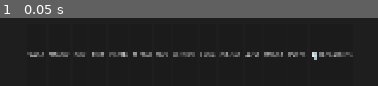
Above: before the commit, frame 1.
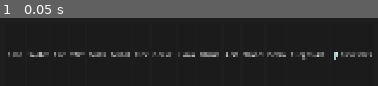
Above: after the commit, the same moment.

Repository: OmarSaez/Sandbox-game
Game: Godot game, scene res://scenes/main/main_scene.tscn
Same seed, same stepped clock (60 frames per second), same inputs: the game is played once before the commit and once after it.
Inputs:
- Up to frame 1 (0.05 s): no input

The runs differ from the first frame. In frame 1, 4.5% of the frame differs, in the area x 2-99%, y 50-62%.

Commit message:
Se agregan fuegos artificales

Diff:
--- a/sandbox/scripts/sandbox/sandbox_grid.gd
+++ b/sandbox/scripts/sandbox/sandbox_grid.gd
@@ -35,6 +35,10 @@
 var tsunami_timer: float = 0.0
 var tsunami_wave_x: float = 0.0
 var surface_cache = PackedInt32Array()
+
+# Fireworks tracking
+var active_fireworks = [] # Array of dictionaries: {x, y, target_y, color}
+var visual_sparks = []    # Array of particle dicts: {x, y, vx, vy, color, life}
 
 # Display
 @onready var texture_rect: TextureRect = $Display
@@ -106,6 +110,9 @@
 
 	# Cloud (Whity Gray Gas)
 	_register_material(17, Color(0.9, 0.9, 0.9, 0.8), SandboxMaterial.Tags.GAS | SandboxMaterial.Tags.GRAV_UP)
+
+	# Fuegos Artificiales (Rosa brillante)
+	_register_material(18, Color(1.0, 0.4, 0.7), SandboxMaterial.Tags.SOLID | SandboxMaterial.Tags.FLAMMABLE | SandboxMaterial.Tags.GRAV_STATIC | SandboxMaterial.Tags.ELECTRIC_ACTIVATED)
 
 	# Fill with empty
 	cells.fill(0)
@@ -134,6 +141,9 @@
 	_add_button("Acid", 13)
 	_add_button("Wood", 16)
 	_add_button("Petro", 4)
+	_add_button("Fuegos Art.", 18)
+
+	_register_material(19, Color(1, 0.8, 0.9), SandboxMaterial.Tags.GRAV_STATIC) # Firework Fuse (Removed Incendiary to avoid domino effect)
 
 	# DISASTER MENU
 	_setup_disaster_ui()
@@ -242,6 +252,10 @@
 	# Tsunami processing
 	_process_tsunami(delta)
 
+	# Fireworks updates
+	_update_active_fireworks(delta)
+	_update_visual_sparks(delta)
+
 	# Render
 	_update_texture()
 
@@ -582,28 +596,52 @@
 	charge_array[idx2] = c1
 
 func _process_interactions(x, y, idx, mat_id, tags):
-	# Fire/Heat interaction
+	# FIRE AND HEAT REACTIONS
 	if (tags & SandboxMaterial.Tags.INCENDIARY):
-		# Fuego regular (Mat 3) desaparece rápido
+		# Incendiary materials (Fire 3, Lava 11) extinguish or burn out
 		if mat_id == 3:
 			if randf() < 0.1: _set_cell(x, y, 0)
-		# Lava (Mat 11) es persistente (no burnout aquí)
-		# Brasas (Mat 14) duran mucho (20-30 seg) y emiten chispas
-		elif mat_id == 14:
-			if randf() < 0.0006: # Burnout lento
+		elif mat_id == 14: # Coal burnout
+			if randf() < 0.0006:
 				_set_cell(x, y, 0)
-				if _get_cell(x, y - 1) == 0: _set_cell(x, y - 1, 15) # Deja humo
-			# Emisión de chispas de fuego
-			if randf() < 0.005:
-				var nx = x + randi_range(-1, 1)
-				var ny = y - 1
-				if _get_cell(nx, ny) == 0: _set_cell(nx, ny, 3)
-
+				if _get_cell(x, y - 1) == 0: _set_cell(x, y - 1, 15)
+			if randf() < 0.005 and _get_cell(x, y-1) == 0:
+				_set_cell(x, y - 1, 3)
+
+		# Spreading fire to neighbors
 		_check_neighbors_for_reaction(x, y, true)
 
-	# ELECTRIC SEEDING: Only the Electricity MATERIAL creates new pulses in Metal
+	# FLAMMABLE / REACTIVE MATERIALS (Independent of being incendiary themselves)
+
+	# Wood (16) or Coal (14) or Fireworks (18) or Petro (4) ignition
+	if (tags & SandboxMaterial.Tags.FLAMMABLE) or (tags & SandboxMaterial.Tags.EXPLOSIVE):
+		if _has_tag_neighbor(x, y, SandboxMaterial.Tags.INCENDIARY) or charge_array[idx] > 50:
+			if mat_id == 16 or mat_id == 14 or mat_id == 4: # Wood/Coal/Petro catches fire
+				if randf() < 0.1: _set_cell(x, y, 3)
+			elif mat_id == 18: # Fireworks start fuse
+				_set_cell(x, y, 19)
+				charge_array[idx] = randi_range(20, 70)
+
+	# FUSE LOGIC (Standalone)
+	if mat_id == 19: # Firework Fuse
+		charge_array[idx] -= 1
+		# Visual flash (Pink/White)
+		if Engine.get_frames_drawn() % 4 == 0:
+			_set_cell(x, y, 18)
+		elif Engine.get_frames_drawn() % 4 == 2:
+			_set_cell(x, y, 19)
+
+		if charge_array[idx] <= 0:
+			_launch_firework(x, y)
+
+	elif mat_id == 7: # Primed TNT
+		charge_array[idx] -= 1
+		if charge_array[idx] <= 0:
+			_explode(x, y, 12)
+
+	# ELECTRIC SEEDING (Active pulses)
 	if (tags & SandboxMaterial.Tags.ELECTRICITY):
-		if randf() < 0.7: _set_cell(x, y, 0) # Vanish VERY fast
+		if randf() < 0.7: _set_cell(x, y, 0)
 		_check_neighbors_for_reaction(x, y, false)
 
 	# PASS 3: Conductor Pulse (Triggering TNT/Devices)
@@ -619,6 +657,16 @@
 	if mat_id == 15: # Smoke
 		if randf() < 0.001:
 			_set_cell(x, y, 0)
+
+func _has_tag_neighbor(x, y, tag):
+	for ny in range(y - 1, y + 2):
+		for nx in range(x - 1, x + 2):
+			if nx == x and ny == y: continue
+			var nid = _get_cell(nx, ny)
+			if nid > 0:
+				if (material_tags_raw[nid] & tag):
+					return true
+	return false
 
 func _trigger_electric_devices(x, y):
 	for ny in range(y - 1, y + 2):
@@ -752,4 +800,82 @@
 		color_buffer[base + 3] = int(c.a * 255)
 
 	img.set_data(grid_width, grid_height, false, Image.FORMAT_RGBA8, color_buffer)
+
+	# DRAW VISUAL SPARKS (Ghost Fireworks - Over the grid)
+	for spark in visual_sparks:
+		var sx = int(spark.x)
+		var sy = int(spark.y)
+		if sx >= 0 and sx < grid_width and sy >= 0 and sy < grid_height:
+			# Dim color based on life
+			var s_color = spark.color
+			s_color.a = spark.life
+			img.set_pixel(sx, sy, s_color)
+
 	texture_rect.texture.update(img)
+
+func _launch_firework(x, y):
+	_set_cell(x, y, 0) # Clear the station
+	# Neon Palette for launch selection
+	var neon_colors = [Color("#00FFFF"), Color("#FF00FF"), Color("#00FF00"), Color("#FFFF00"), Color("#FFFFFF")]
+	var fw = {
+		"x": float(x),
+		"y": float(y),
+		"target_y": max(15, y - randf_range(60, 250)), # Absolute ceiling margin
+		"color": neon_colors[randi() % neon_colors.size()] # Lock color at launch!
+	}
+	active_fireworks.append(fw)
+
+func _update_active_fireworks(delta):
+	var to_remove = []
+	for i in range(active_fireworks.size()):
+		var fw = active_fireworks[i]
+		fw.y -= 125.0 * delta # Half speed (125 instead of 250)
+
+		# Sutil trail (Smoke)
+		if randf() < 0.3:
+			_set_cell(int(fw.x), int(fw.y + 1), 15) # Only smoke
+
+		# Check if reached altitude or safe boundary
+		if fw.y <= fw.target_y or fw.y < 15:
+			_explode_firework(int(fw.x), int(fw.y), fw.color) # Use the locked color!
+			to_remove.append(i)
+
+	to_remove.reverse()
+	for i in to_remove:
+		active_fireworks.remove_at(i)
+
+func _update_visual_sparks(delta):
+	var to_remove = []
+	for i in range(visual_sparks.size()):
+		var s = visual_sparks[i]
+		s.x += s.vx * delta
+		s.y += s.vy * delta
+		s.vy += 30.0 * delta # Visual gravity
+		s.life -= 1.3 * delta # Slightly faster decay
+
+		# Snap off if too dim to avoid 'noise'
+		if s.life <= 0.2:
+			to_remove.append(i)
+
+	to_remove.reverse()
+	for i in to_remove:
+		visual_sparks.remove_at(i)
+
+func _explode_firework(ex, ey, p_color):
+	# Randomized explosion scale (Reduced max to 1/3 of previous)
+	var size_mult = randf_range(0.4, 0.9)
+	var spark_count = int(100 * size_mult)  # High density!
+
+	# Create GHOST particles (Visual only)
+	for i in range(spark_count):
+		var ang = randf() * TAU
+		var force = randf_range(20, 60) * size_mult # Slower, compact expansion
+		var spark = {
+			"x": float(ex),
+			"y": float(ey),
+			"vx": cos(ang) * force,
+			"vy": sin(ang) * force,
+			"color": p_color,
+			"life": randf_range(1.0, 1.8) # Snappier life
+		}
+		visual_sparks.append(spark)
